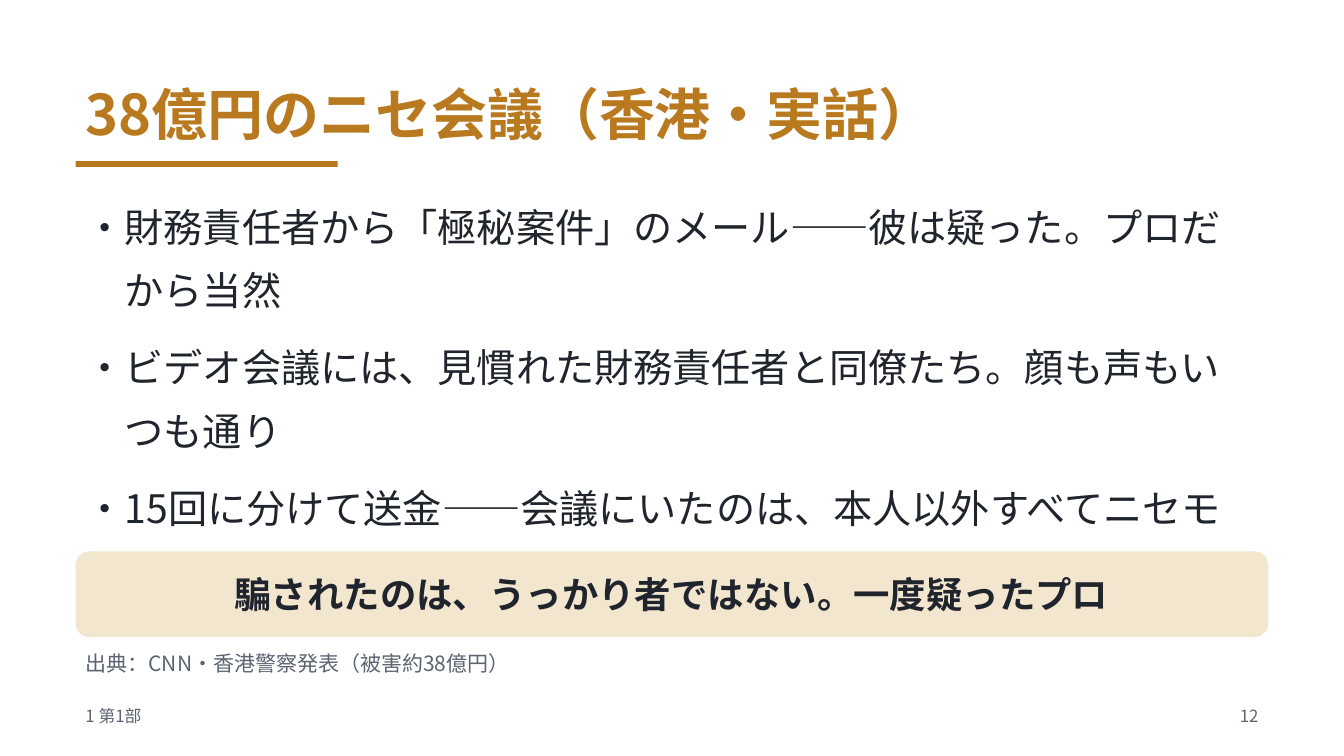
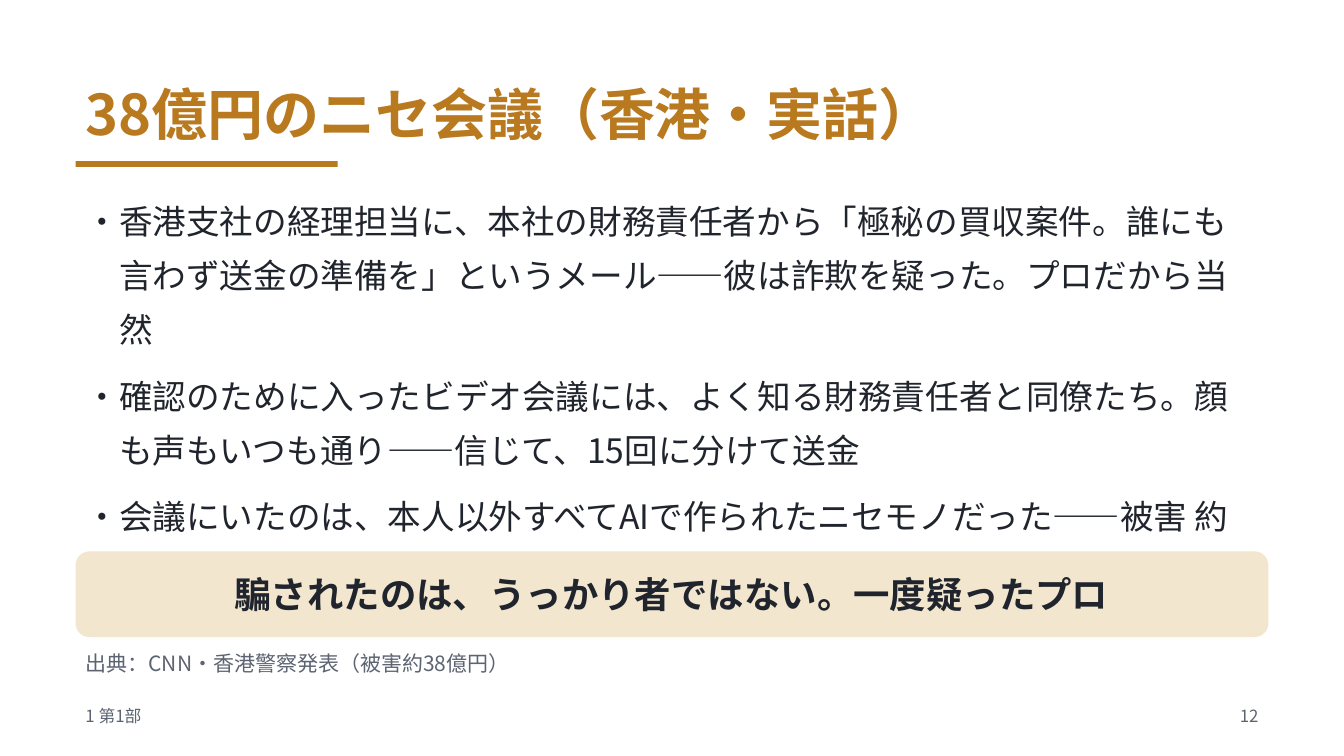
Before and after one commit to meitekku/deepfake-talk-v2, a slide deck: slide 12 of slides/deepfake-talk.pptx. Drawn at 1344x756 pixels with LibreOffice and Linux fonts; fonts in the diff are those of the drawing. Boxes give left, top, right and bottom in pixels: in the first picture for what was removed or moved away, otherwise in the second. Text is boxed around its words. In the diff, an @@ line names an element or a change of style, - is before the commit and + after.

Commit message:
スライド単体で意味が通るよう補強: 香港の極秘メール文脈・選別装置の因果・統計の母集団・#9110説明ほか(codex検収反映)

```diff
--- a/slides/deepfake-talk.pptx
+++ b/slides/deepfake-talk.pptx
@@ text at box(85, 205, 1229, 532): text changed; size 28 to 24 pt @@
-・財務責任者から「極秘案件」のメール——彼は疑った。プロだから当然
-・ビデオ会議には、見慣れた財務責任者と同僚たち。顔も声もいつも通り
-・15回に分けて送金——会議にいたのは、本人以外すべてニセモノ
+・香港支社の経理担当に、本社の財務責任者から「極秘の買収案件。誰にも言わず送金の準備を」というメール——彼は詐欺を疑った。プロだから当然
+・確認のために入ったビデオ会議には、よく知る財務責任者と同僚たち。顔も声もいつも通り——信じて、15回に分けて送金
+・会議にいたのは、本人以外すべてAIで作られたニセモノだった——被害 約38億円
```
Also in this commit, not shown: 11 other slides changed, 4 other files.
